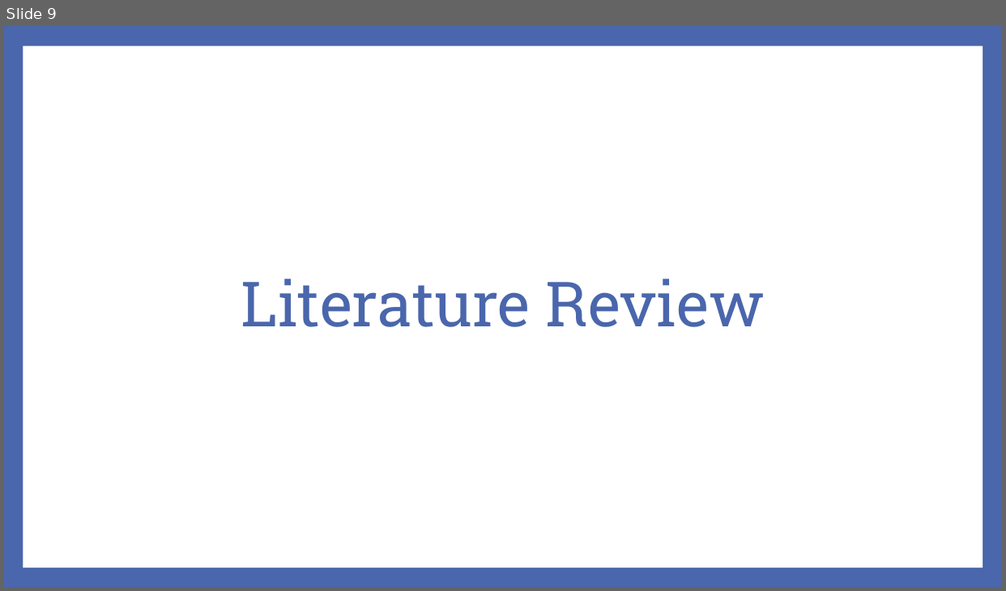
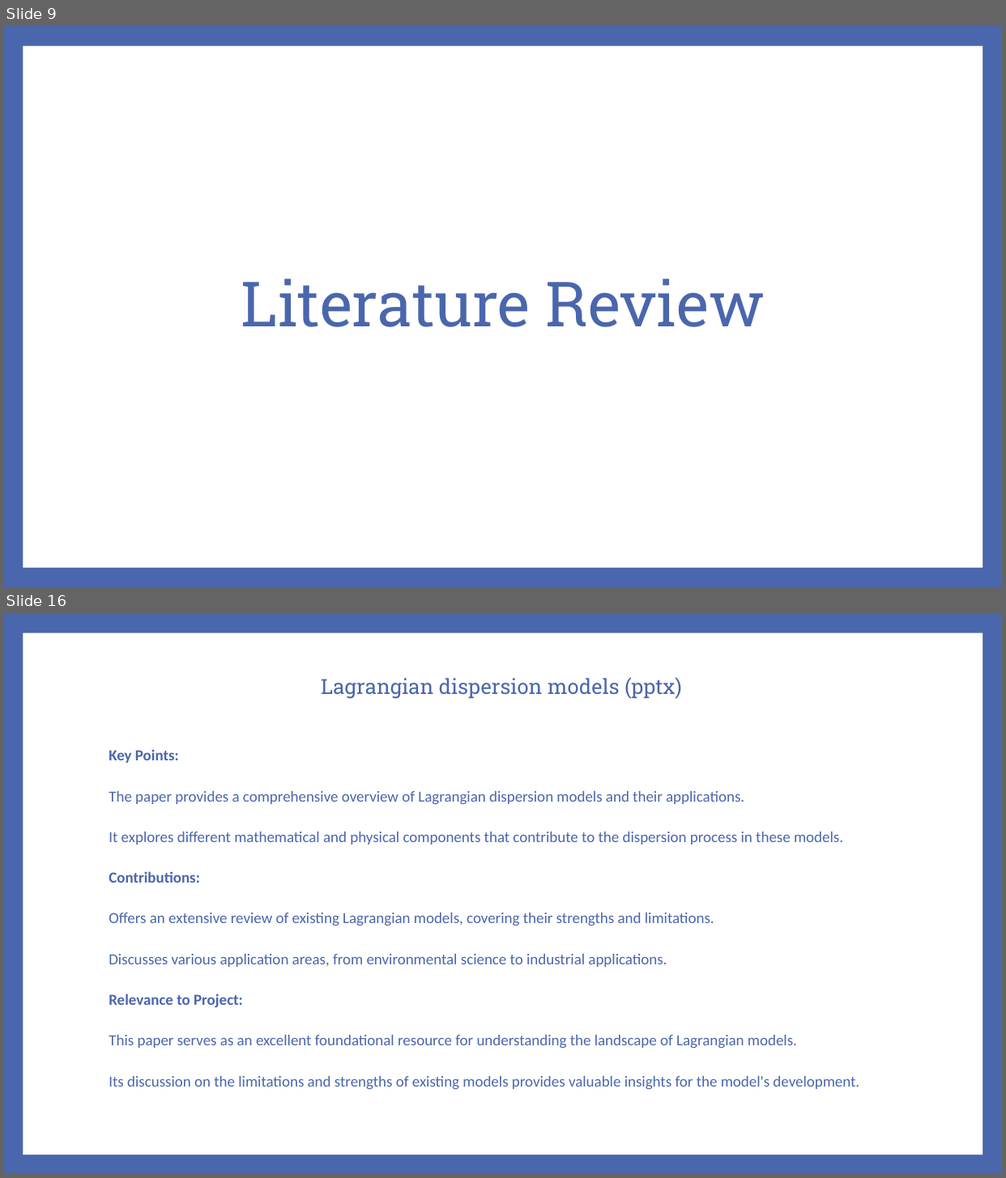
Before and after one commit to markdingli18/FYP_Mark_Dingli, a slide deck: Documents/FYP/powerpoint.pptx. Shown one above the other, each under a label of ours: slide 9 before the commit, slides 9 and 16 after it; the slides between them are not shown. The pictures are 1006x591 and 1006x1178 pixels, drawn with LibreOffice and Linux fonts; fonts in the diff are those of the drawing. Boxes give left, top, right and bottom in pixels: in the first picture for what was removed or moved away, otherwise in the second. Text is boxed around its words. In the diff, an @@ line names an element or a change of style, - is before the commit and + after.

```diff
--- a/Documents/FYP/powerpoint.pptx
+++ b/Documents/FYP/powerpoint.pptx
@@ slide 16 added at <box>4,613,1002,1174</box>, background #4A66AC; not listed: 1 template element that a slide beside it also shows @@
@@ title added at <box>321,677,682,699</box>, 20 pt, text #4A66AC @@
+Lagrangian dispersion models (pptx)
@@ text added at <box>108,750,859,1090</box>, 14.8 pt, text #4A66AC @@
+Key Points:
+The paper provides a comprehensive overview of Lagrangian dispersion models and their applications.
+It explores different mathematical and physical components that contribute to the dispersion process in these models.
+Contributions:
+Offers an extensive review of existing Lagrangian models, covering their strengths and limitations.
+Discusses various application areas, from environmental science to industrial applications.
+Relevance to Project:
+This paper serves as an excellent foundational resource for understanding the landscape of Lagrangian models.
+Its discussion on the limitations and strengths of existing models provides valuable insights for the model's development.
```
Also in this commit, not shown: 1 slide changed, 16 other slides added, 1 slide removed.
